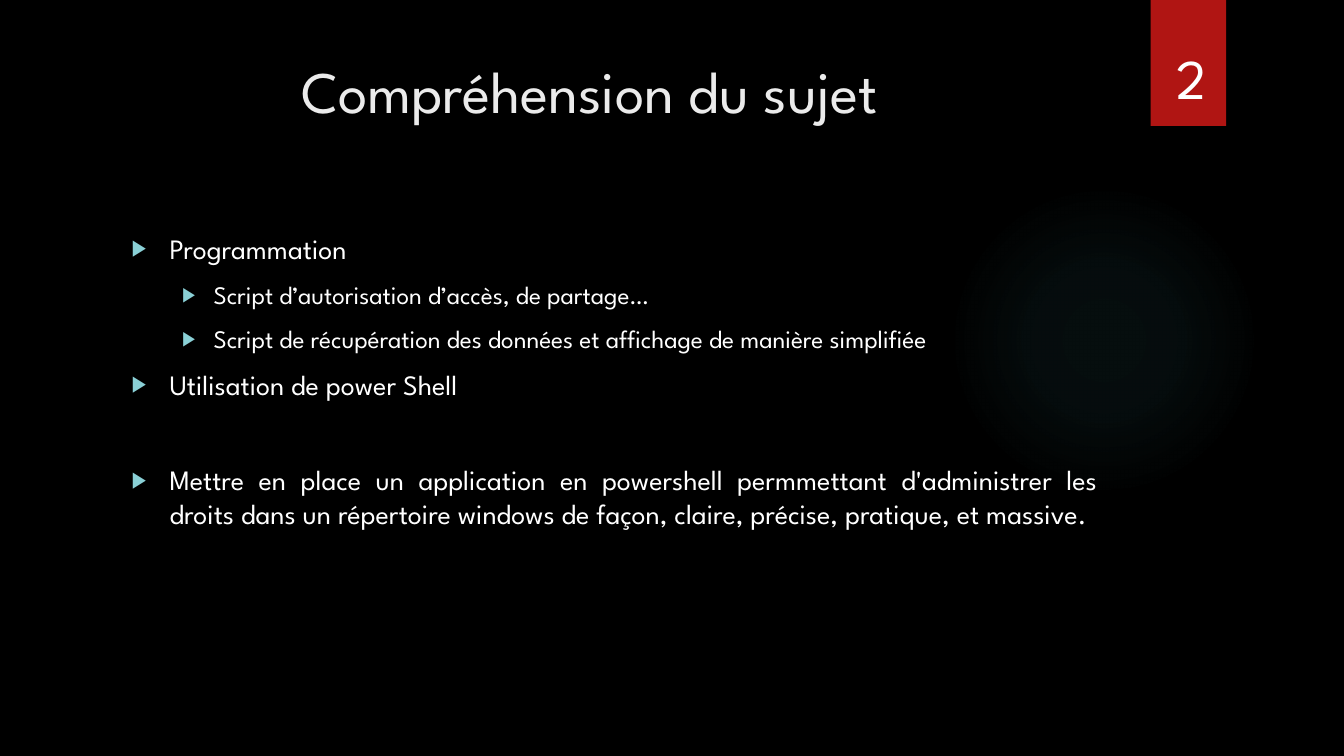
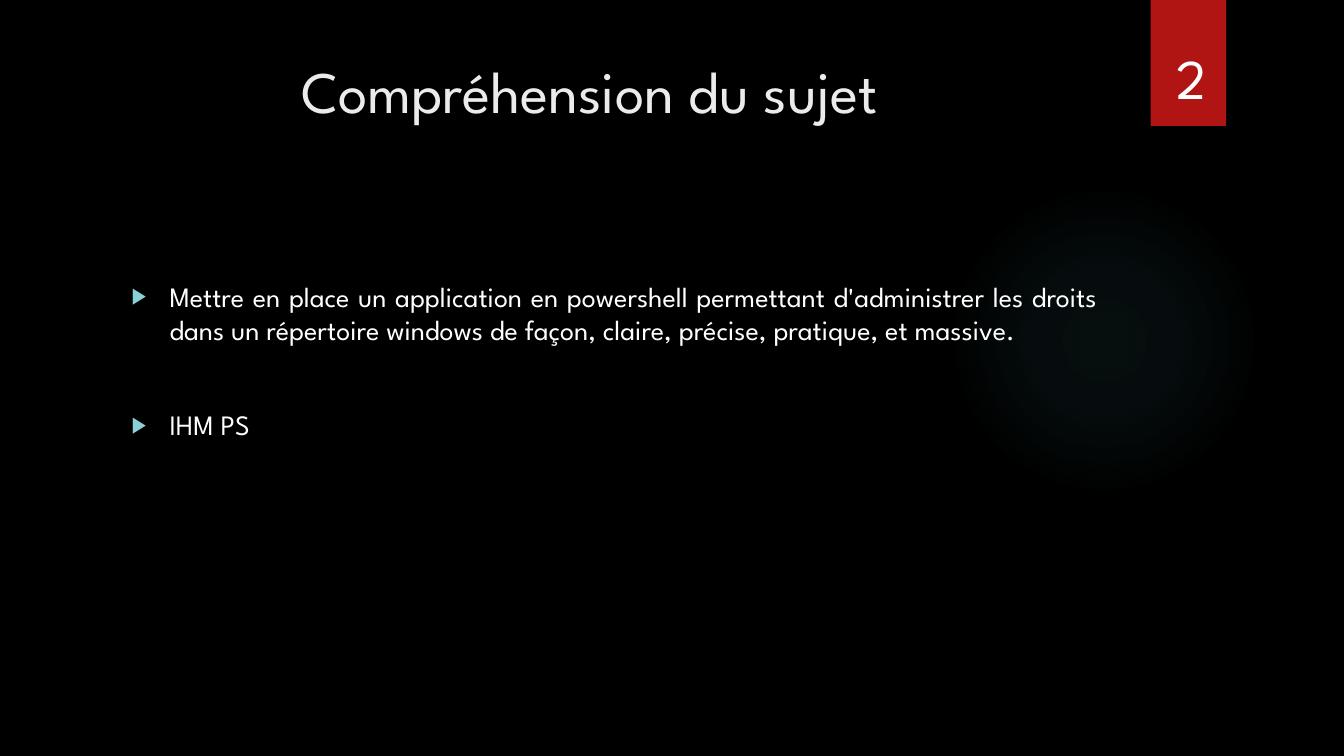
Before and after one commit to FernandezBenjamin/Admin-Windows-Server, a slide deck: slide 2 of Projet_Windows_serveur.pptx. Drawn at 1344x756 pixels with LibreOffice and Linux fonts; fonts in the diff are those of the drawing; background and template pictures are left out. Boxes give left, top, right and bottom in pixels: in the first picture for what was removed or moved away, otherwise in the second. Text is boxed around its words. In the diff, an @@ line names an element or a change of style, - is before the commit and + after.

```diff
--- a/Projet_Windows_serveur.pptx
+++ b/Projet_Windows_serveur.pptx
@@ text at box(170, 287, 1097, 436): text changed @@
-▶ Programmation
-  ▶ Script d’autorisation d’accès, de partage…
-  ▶ Script de récupération des données et affichage de manière simplifiée
-▶ Utilisation de power Shell
-▶ Mettre en place un application en powershell permmettant d'administrer les droits dans un répertoire windows de façon, claire, précise, pratique, et massive.
+▶ Mettre en place un application en powershell permettant d'administrer les droits dans un répertoire windows de façon, claire, précise, pratique, et massive.
+▶ IHM PS
```
Also in this commit, not shown: 1 other slide changed, 2 slides added.
